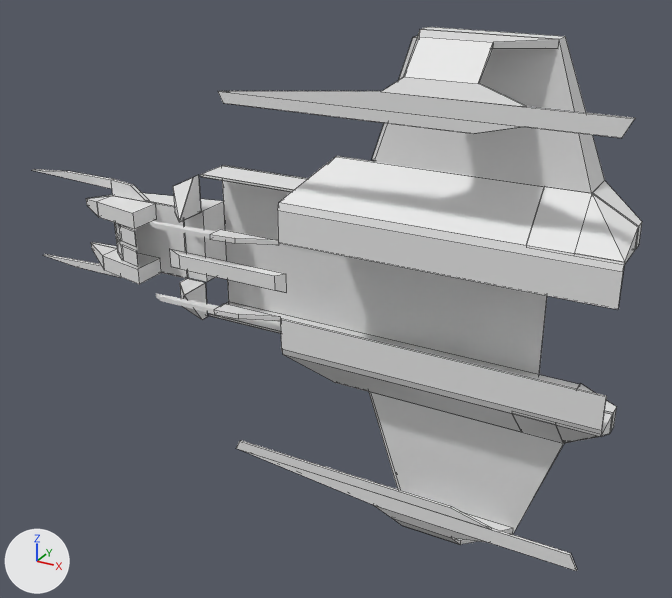
A saved change to the Blender file base/models/aircraft/falcon/falcon.blend.
The view is the same before and after, from a 50 mm lens placed at (0.849, -1.261, 0.556), pointed at (0.189, -0.061, -0.044). Every picture has the same lights, and +X, +Y and +Z are marked at lower left. Mesh edges are drawn as thin lines on the coarser meshes. Materials are left out; every surface is plain grey.

Objects in the first picture: 'brush125_None', 'brush128_None', 'brush129_None', 'brush131_None', 'brush142_None', 'brush144_None', 'brush220_None', 'brush221_None', 'brush240_None', 'brush302_None', 'brush303_None', 'brush309_None', 'brush311_None'.
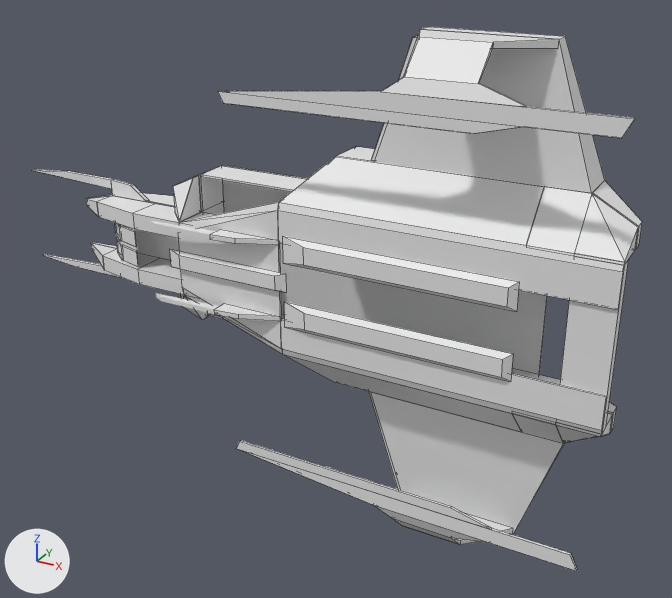
Where the change shows, as pixel boxes (x1, y1, x2, y2) in the pictures (672 x 598 px):
'brush141_None', shown: after (178, 202, 283, 354)
'brush143_None', shown: after (283, 237, 519, 312)
'brush155_None', shown: after (284, 302, 513, 382)
'brush241_None', shown: after (560, 259, 629, 433)
'brush309_None', reshaped: before (209, 302, 580, 388); after (209, 313, 560, 384)
'brush232_None', shown: after (138, 258, 184, 295)
'brush233_None', shown: after (133, 204, 214, 238)
'brush307_None', shown: after (201, 177, 223, 211)
'brush300_None', shown: after (338, 147, 375, 161)
part 1 of me_brush309_none, deleted: before (209, 302, 580, 388)
'brush308_None', unchanged, covered by the edit: before (143, 193, 226, 282); after (143, 193, 224, 215)

Edits to the bpy script that builds the scene:
```text
Change me_brush309_none:
    where me_brush309_none.from_pydata(...)  # 24 vertices, 6 faces; spans x -64.0..576.0, y -64.0..-4.0, z -128.0..-124.0
    used by ob_brush309_none; location = (0.0, 0.0, 0.0); scale = (0.001, 0.001, 0.001)
    me_brush309_none part 1: the loose piece of 4 vertices spanning x -64.0..576.0, y -64.0..-4.0, z -124.0 is deleted
Change ob_brush141_none:
    remove ob_brush141_none.hide_set(True)  # its collection is switched off
Change ob_brush231_none:
    remove ob_brush231_none.hide_set(True)  # its collection is switched off
Change ob_brush143_none:
    remove ob_brush143_none.hide_set(True)  # its collection is switched off
Change ob_brush155_none:
    remove ob_brush155_none.hide_set(True)  # its collection is switched off
Change ob_brush307_none:
    remove ob_brush307_none.hide_set(True)  # its collection is switched off
Change ob_brush232_none:
    remove ob_brush232_none.hide_set(True)  # its collection is switched off
Change ob_brush300_none:
    remove ob_brush300_none.hide_set(True)  # its collection is switched off
Change ob_brush233_none:
    remove ob_brush233_none.hide_set(True)  # its collection is switched off
Change ob_brush241_none:
    remove ob_brush241_none.hide_set(True)  # its collection is switched off
```
